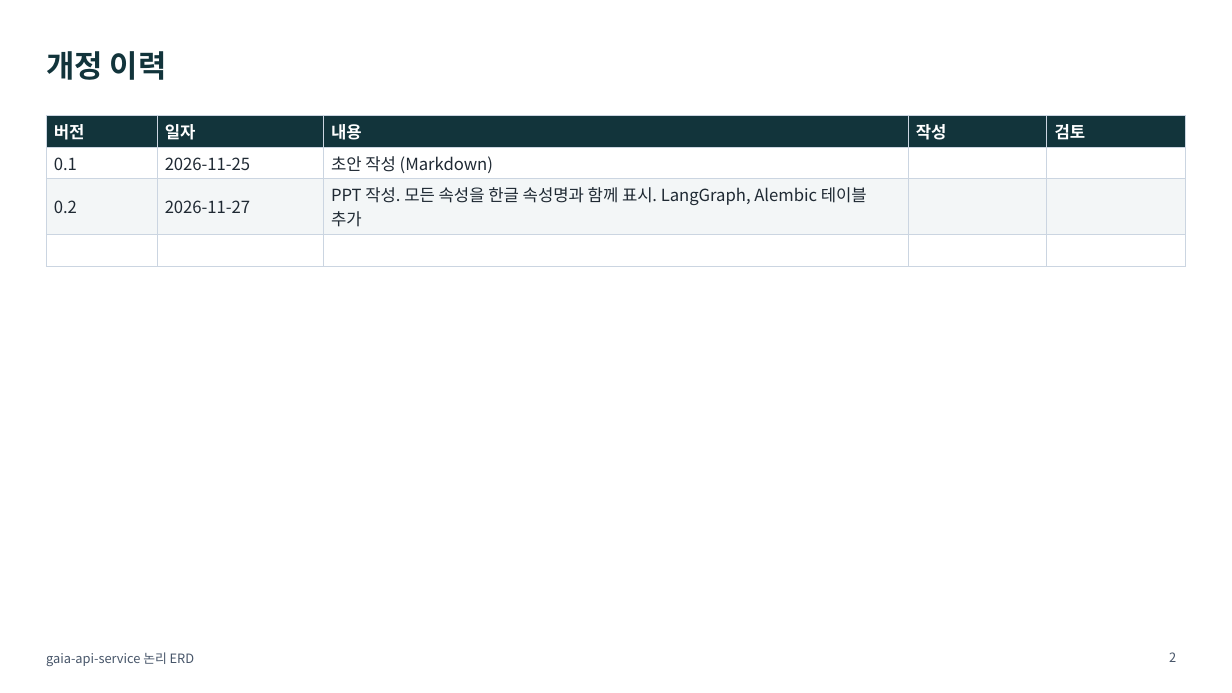
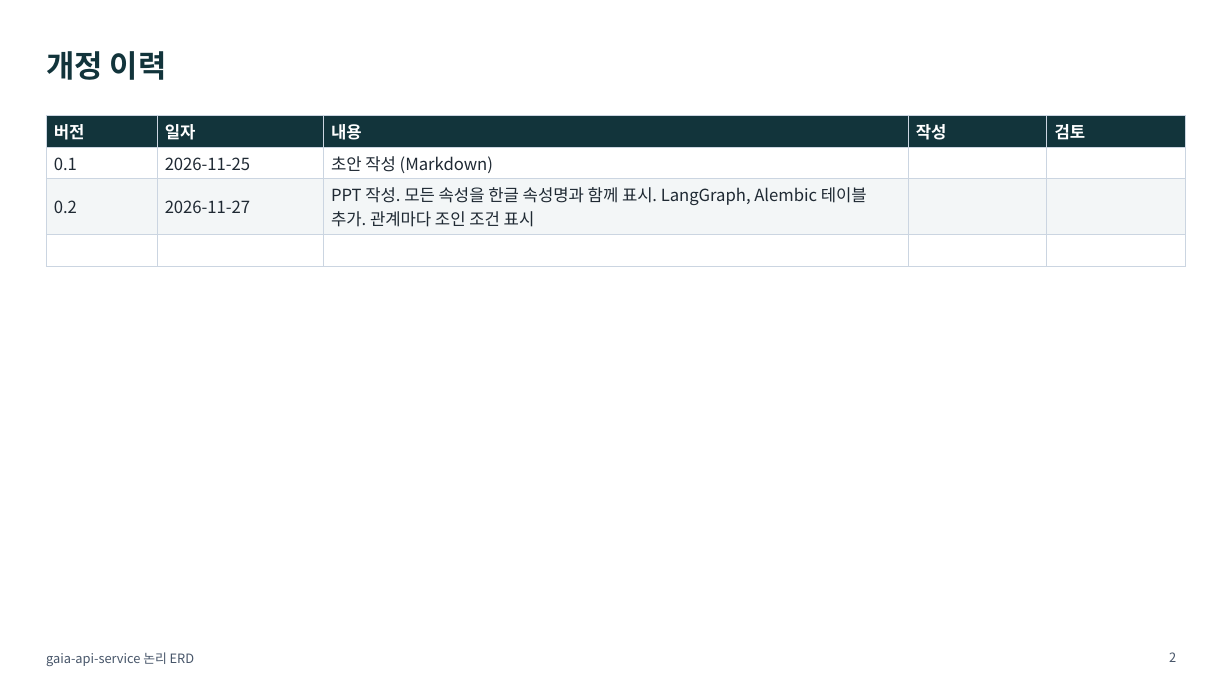
Before and after one commit to KimHwaJin/pr-agentic-service, a slide deck: slide 2 of docs/deliverables/04-erd-logical.pptx. Drawn at 1232x693 pixels with LibreOffice and Linux fonts; fonts in the diff are those of the drawing. Boxes give left, top, right and bottom in pixels: in the first picture for what was removed or moved away, otherwise in the second. Text is boxed around its words. In the diff, an @@ line names an element or a change of style, - is before the commit and + after.

```diff
--- a/docs/deliverables/04-erd-logical.pptx
+++ b/docs/deliverables/04-erd-logical.pptx
@@ table at (46, 116, 1186, 231) @@
-row 3, column 3: PPT 작성. 모든 속성을 한글 속성명과 함께 표시. LangGraph, Alembic 테이블 추가
+row 3, column 3: PPT 작성. 모든 속성을 한글 속성명과 함께 표시. LangGraph, Alembic 테이블 추가. 관계마다 조인 조건 표시
```
Also in this commit, not shown: 3 other slides changed, 2 slides added, 5 other files.
